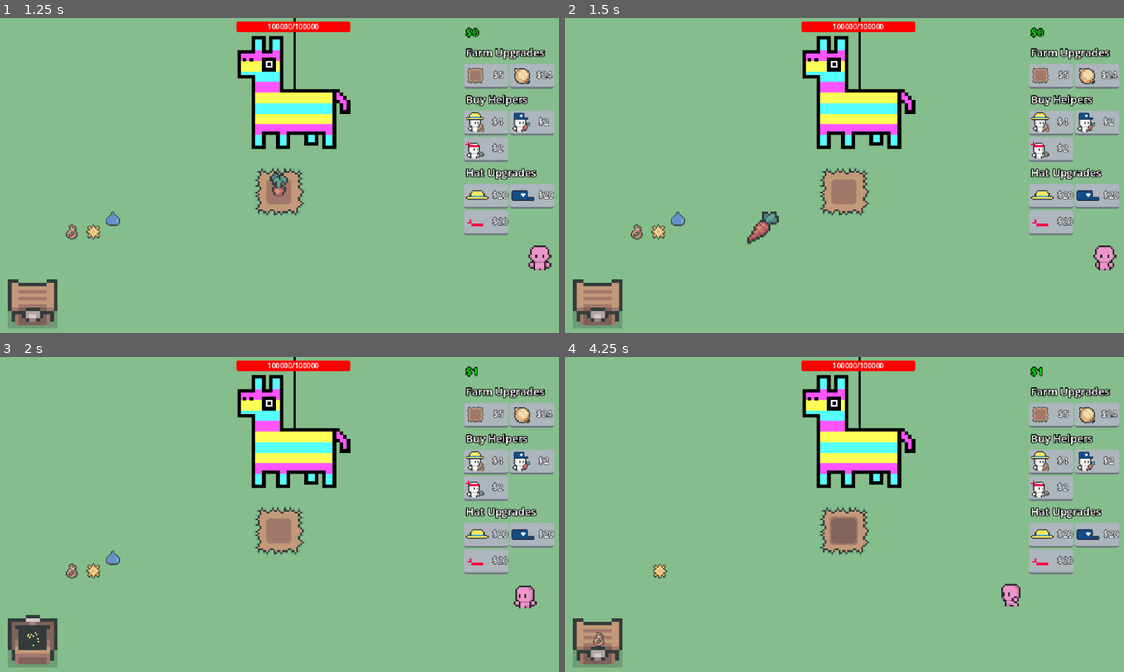
Above: before the commit, frames 1-4 (two rows, left to right).
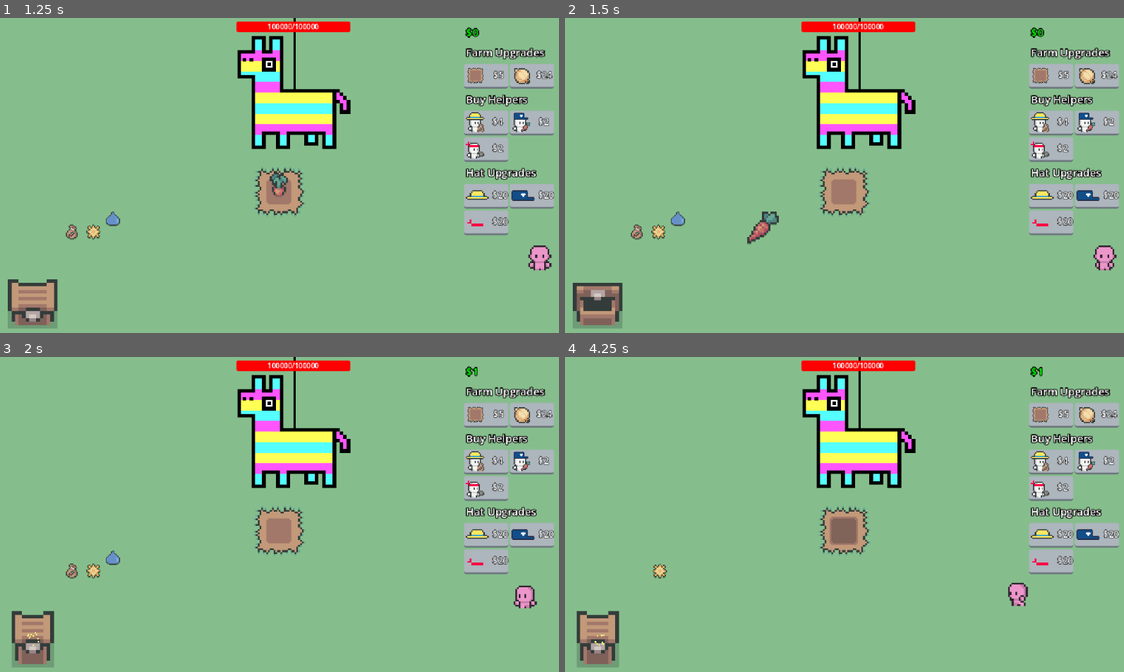
Above: after the commit, the same moments.

Repository: eric-marsh/farminata
Game: Godot game, scene res://scene/scene_switcher.tscn
The game is run twice, just before and just after one commit, with the same random seed, the same clock (stepped at 60 frames per second) and the same inputs. Sound files missing from this copy of the repository are replaced by a short silence.
Inputs (mouse positions are in pixels of both pictures, inside the frame that each line leads up to):
- Up to frame 1 (1.25 s): click "$2" at 0.5 s
- Up to frame 2 (1.5 s): drag from (844, 191) to (598, 301) at 1.27 s
- Up to frame 3 (2 s): no input
- Up to frame 4 (4.25 s): drag from (676, 558) to (844, 530) at 2.02 s; move the mouse to (660, 571) at 2.77 s; tap Mouse wheel down (SCROLL_DOWN) at 2.85 s; click (660, 571) at 2.92 s; drag from (637, 571) to (598, 640) at 3.52 s

Frame 1 is identical in both runs. In frame 2, 0.8% of the frame differs, in the area x 1-11%, y 82-97%; in frame 3, 1.2%; in frame 4, 1.4%, in the area x 1-83%, y 71-99%.

Commit message:
small design changes

Diff:
--- a/script/droppable.gd
+++ b/script/droppable.gd
@@ -98,6 +98,8 @@
 	set_collision_layer_value(1, false)
 	set_collision_layer_value(5, false)
 	set_collision_mask_value(5, false)
+	Globals.SellChestNode.open_chest(self)
+
 
 func stop_dragging() -> void:
 	if !Globals.Main:
--- a/script/piniata.gd
+++ b/script/piniata.gd
@@ -57,7 +57,7 @@
 	animation_player_pulse.stop(true)
 	animation_player_pulse.play("pulse")
 	State.piniata_hp -= abs(strength)
-	update_health_bar(strength)
+	update_health_bar(abs(strength))
 
 	animate_hit(strength)
 
--- a/script/sell_chest.gd
+++ b/script/sell_chest.gd
@@ -15,33 +15,45 @@
 
 	if is_opened and droppable_to_sell and !droppable_to_sell.is_dragging:
 		sell_droppable(droppable_to_sell)
-		droppable_to_sell = null
-		is_opened = false
+		close_chest()
 		# TODO: money animation
 
 
-func sell_droppable(d: droppable):
+
+func sell_droppable(d: droppable) -> void:
+	var is_colliding:bool =false
+	for b in get_overlapping_bodies():
+		if d == droppable_to_sell:
+			is_colliding = true
+			break
+	if !is_colliding:
+		return
 	Globals.Main.change_money(Prices.get_drop_price(d.drop_type))
 	Util.create_explosion_particle(d.global_position, Color.YELLOW)
 	d.delete()
-
 
 func _on_body_entered(body: Node2D) -> void:
 	if !body is droppable or !body.is_produce:
 		return
 	if !is_opened:
-		is_opened = true
-		droppable_to_sell = body
-		animated_sprite.play("default")
+		open_chest(body)
 
 func _on_body_exited(body: Node2D) -> void:
 	if !body is droppable or !body.is_dragging or !body.is_produce:
 		return
 	if body == droppable_to_sell:
 		#animated_sprite.play_backwards("default")
-		droppable_to_sell = null
-		is_opened = false
+		close_chest()
 
 func _on_animated_sprite_2d_animation_finished() -> void:
 	if (!is_opened or !droppable_to_sell) and animated_sprite.frame > 0:
 		animated_sprite.play_backwards("default")
+
+func open_chest(d: droppable) -> void:
+	is_opened = true
+	droppable_to_sell = d
+	animated_sprite.play("default")
+
+func close_chest() -> void:
+	droppable_to_sell = null
+	is_opened = false
